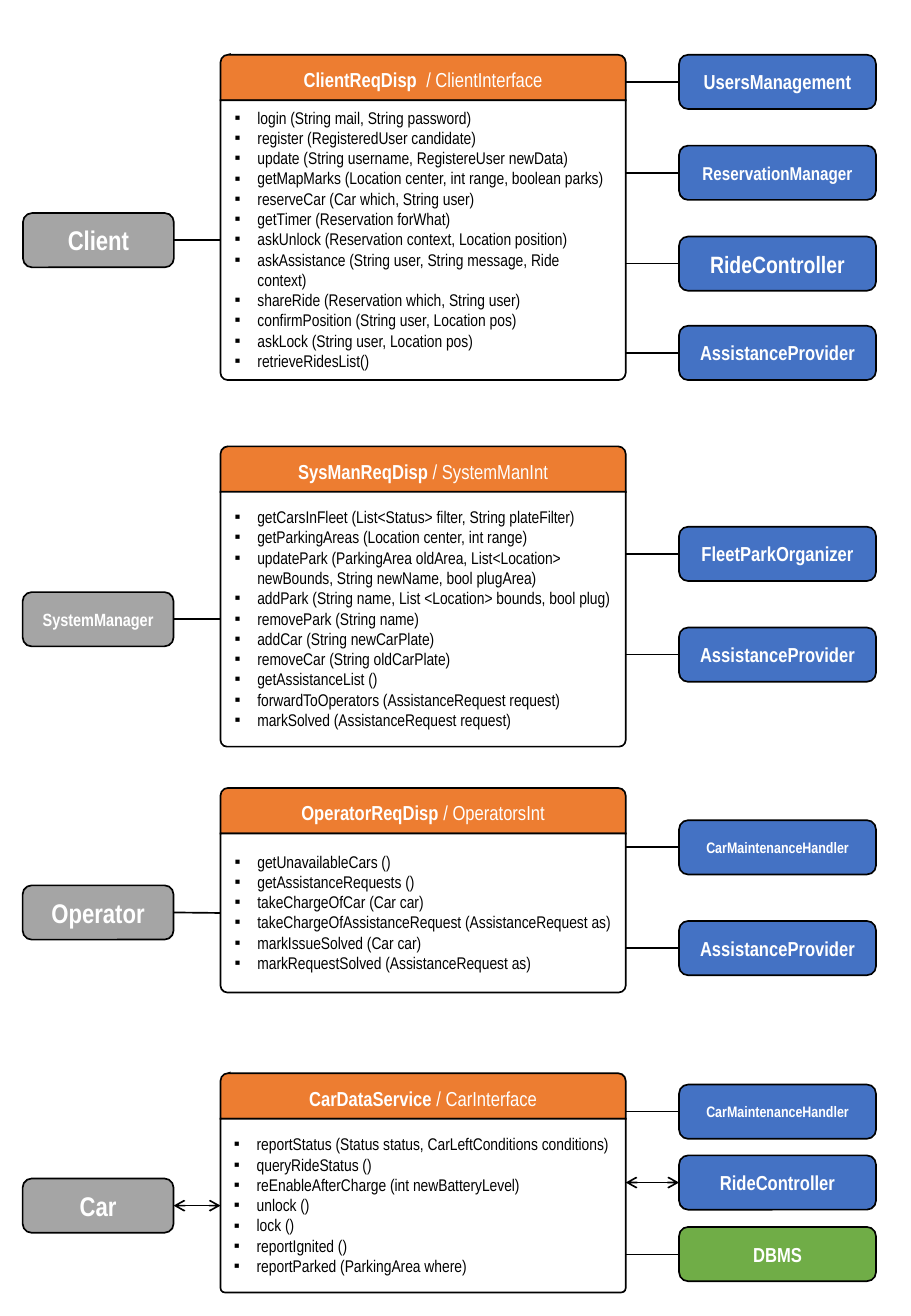
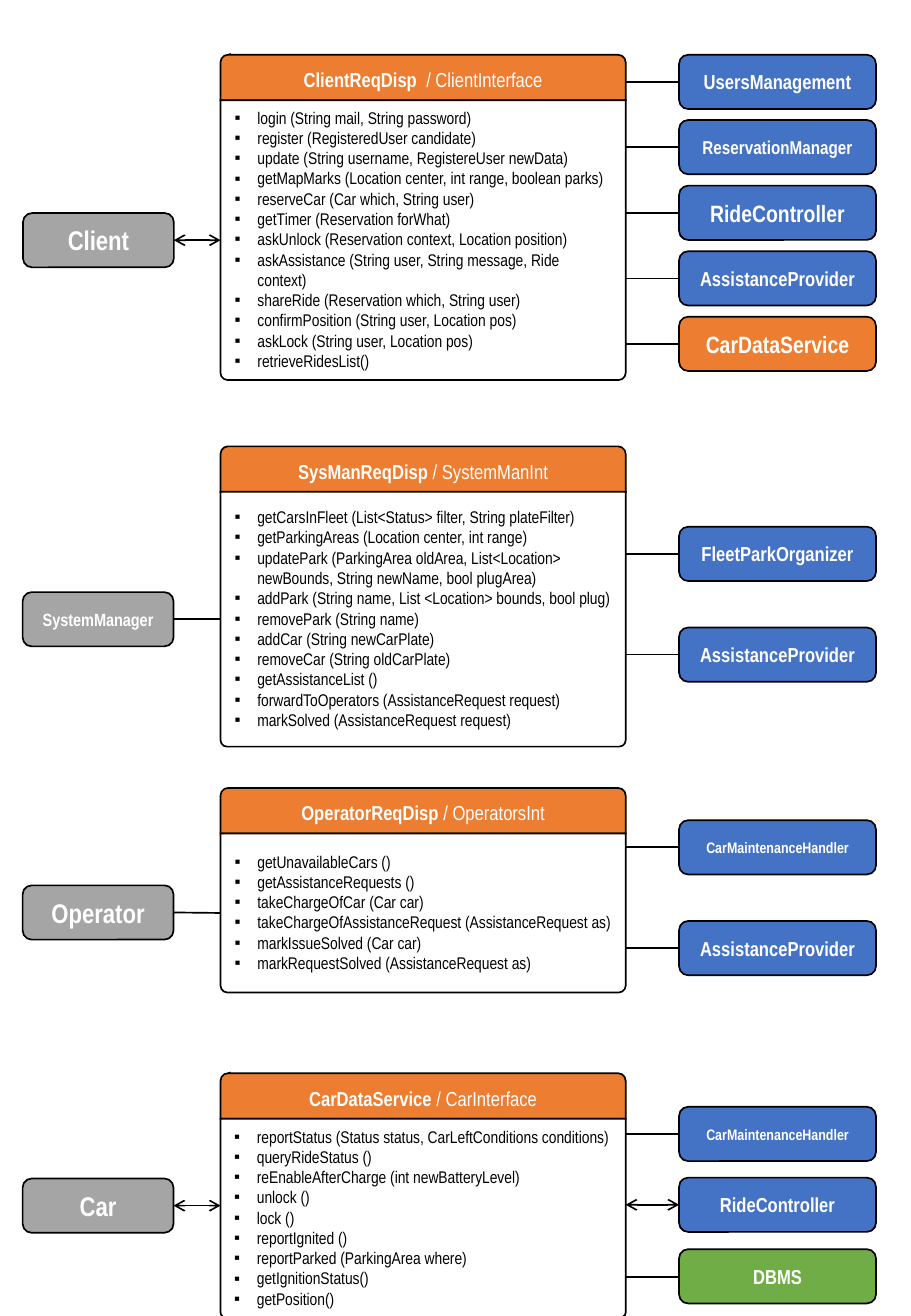
Before and after one commit to leonardochiappalupi/SwEng2-PowerEnJoy-Chiappalupi-Bugli, a slide deck: slide 1 of resources/2-DD/Interfaces/Interfaces.pptx. Drawn at 911x1316 pixels with LibreOffice and Linux fonts; fonts in the diff are those of the drawing. Boxes give left, top, right and bottom in pixels: in the first picture for what was removed or moved away, otherwise in the second. Text is boxed around its words. In the diff, an @@ line names an element or a change of style, - is before the commit and + after.

```diff
--- a/resources/2-DD/Interfaces/Interfaces.pptx
+++ b/resources/2-DD/Interfaces/Interfaces.pptx
@@ line moved from (626, 172) - (679, 172) to (626, 147) - (679, 147) @@
@@ rounded rectangle "ReservationManager" moved from (x1=679, y1=146, x2=876, y2=200) to (x1=679, y1=120, x2=876, y2=175) @@
@@ rounded rectangle "RideController" moved from (x1=679, y1=237, x2=876, y2=292) to (x1=679, y1=186, x2=876, y2=241) @@
@@ line moved from (626, 264) - (679, 264) to (626, 213) - (679, 213) @@
@@ line (174, 241) - (221, 241): line to double arrow @@
@@ rounded rectangle "AssistanceProvider" moved from (x1=679, y1=326, x2=876, y2=380) to (x1=679, y1=251, x2=876, y2=306) @@
@@ line moved from (626, 353) - (679, 353) to (626, 278) - (679, 278) @@
@@ rounded rectangle added at (x1=679, y1=317, x2=876, y2=372), fill #ED7D31, outline #000000 1 pt, 14 pt, text #FFFFFF, bold @@
+CarDataService
@@ line added from (626, 344) to (679, 344), #000000 1 pt @@
@@ round same rect "reportStatus (Status status, CarLeftConditions conditions)" resized from (x1=221, y1=1119, x2=627, y2=1292) to (x1=221, y1=1119, x2=627, y2=1316) @@
@@ double arrow moved from (626, 1182) - (679, 1182) to (626, 1205) - (679, 1205) @@
@@ text in round same rect at (x1=257, y1=1271, x2=369, y2=1309): paragraphs added @@
+▪ getIgnitionStatus()
+▪ getPosition()
@@ 3 rounded rectangles, 2 lines moved together from (x1=626, y1=1085, x2=876, y2=1281) to (x1=626, y1=1107, x2=876, y2=1303) @@
```
Also in this commit, not shown: 22 other files.
